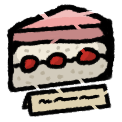
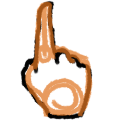
Comparing the layer stacks of the two 122x122 images. Changes:
added group "Alice" with 3 layers above "comida" over [left=6, top=0, right=116, bottom=120]
added layer "Pintar camada 2" (72%) in group "Alice" over [left=6, top=0, right=116, bottom=120]
added layer "Desenho" in group "Alice" over [left=6, top=0, right=116, bottom=120]
hid group "comida" (5 layers) over [left=6, top=0, right=116, bottom=120]
painted on "comida_outline" over [left=6, top=0, right=116, bottom=120]
